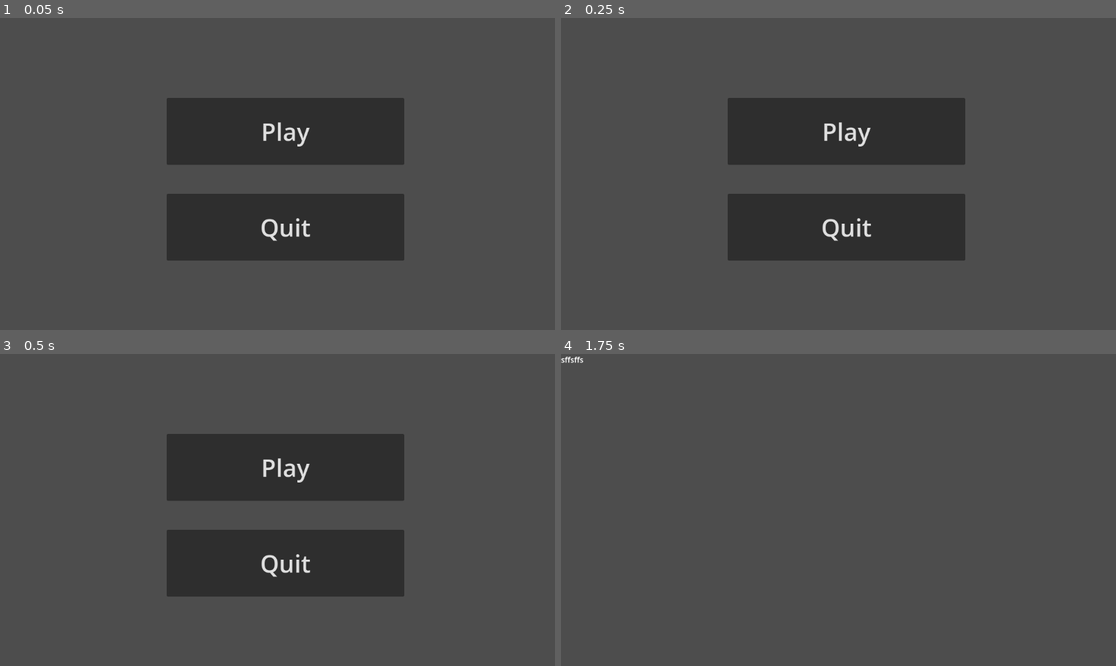
Above: before the commit, frames 1-4 (two rows, left to right).
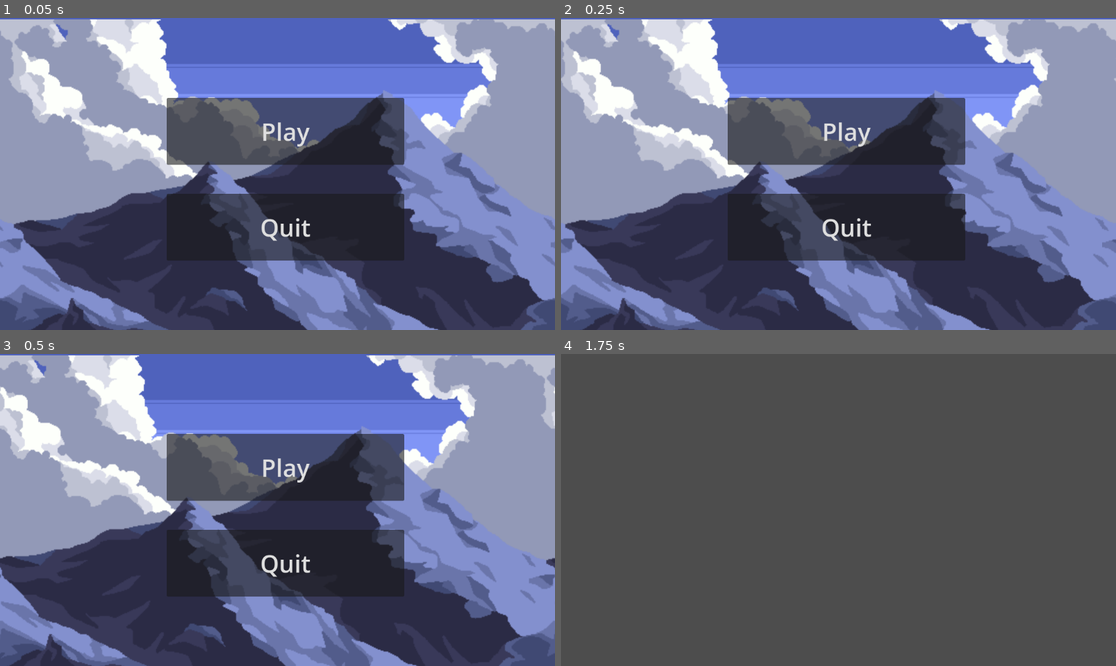
Above: after the commit, the same moments.

Repository: DikiePercy/hackathon-gamejam
Game: Godot game, scene res://scenes/menu/node_2d.tscn
Same seed, same stepped clock (60 frames per second), same inputs: the game is played once before the commit and once after it.
Inputs:
- Up to frame 1 (0.05 s): no input
- Up to frame 2 (0.25 s): no input
- Up to frame 3 (0.5 s): no input
- Up to frame 4 (1.75 s): click "Play" at 0.5 s; tap Enter at 1.25 s

The runs differ from the first frame. In frame 1, 86% of the frame differs, in the area x 0-100%, y 0-100%; in frame 2, 86%; in frame 3, 86%; in frame 4, less than 0.1%.

Commit message:
backgraund

Diff:
--- a/scenes/menu/level_1.tscn
+++ b/scenes/menu/level_1.tscn
@@ -1,9 +1,3 @@
 [gd_scene format=3 uid="uid://diackrq52cn"]
 
 [node name="Level" type="Node2D" unique_id=1780881876]
-
-[node name="Label" type="Label" parent="." unique_id=827720825]
-offset_right = 1152.0
-offset_bottom = 641.0
-text = "sffsffs
-"
--- a/scenes/menu/node_2d.tscn
+++ b/scenes/menu/node_2d.tscn
@@ -1,6 +1,7 @@
 [gd_scene format=3 uid="uid://dc0isej32hjlm"]
 
 [ext_resource type="Script" uid="uid://cufm2x8mw3448" path="res://scenes/menu/node_2d.gd" id="1_wtcfe"]
+[ext_resource type="PackedScene" uid="uid://cstym1tc7epq6" path="res://scenes/menu/parallax_background.tscn" id="2_w52i0"]
 
 [node name="Node2D" type="Node2D" unique_id=622073271]
 script = ExtResource("1_wtcfe")
@@ -21,5 +22,7 @@
 theme_override_font_sizes/font_size = 50
 text = "Quit"
 
+[node name="ParallaxBackground" parent="." unique_id=1199465007 instance=ExtResource("2_w52i0")]
+
 [connection signal="pressed" from="Play" to="." method="_on_play_pressed"]
 [connection signal="pressed" from="Quit" to="." method="_on_quit_pressed"]
--- /dev/null
+++ b/scenes/menu/parallax_background.gd
@@ -0,0 +1,9 @@
+extends ParallaxBackground
+
+var speed = 100
+
+
+
+
+func _process(delta):
+	scroll_offset.x -= speed * delta
--- /dev/null
+++ b/scenes/menu/parallax_background.tscn
@@ -0,0 +1,33 @@
+[gd_scene format=3 uid="uid://cstym1tc7epq6"]
+
+[ext_resource type="Script" uid="uid://1lhr32yx2uiy" path="res://scenes/menu/parallax_background.gd" id="1_f6t8o"]
+[ext_resource type="Texture2D" uid="uid://bayg45woc467y" path="res://nature 1/1.png" id="1_yptfp"]
+[ext_resource type="Texture2D" uid="uid://bmdhgb2vngkff" path="res://nature 1/2.png" id="2_idseg"]
+[ext_resource type="Texture2D" uid="uid://bniuf4equcjwg" path="res://nature 1/3.png" id="3_f6t8o"]
+
+[node name="ParallaxBackground" type="ParallaxBackground" unique_id=1199465007]
+script = ExtResource("1_f6t8o")
+
+[node name="ParallaxLayer" type="ParallaxLayer" parent="." unique_id=999101791]
+motion_mirroring = Vector2(1150, 0)
+
+[node name="1" type="Sprite2D" parent="ParallaxLayer" unique_id=1286366397]
+position = Vector2(575.9836, 324.5)
+scale = Vector2(1.9964709, 2.0092592)
+texture = ExtResource("1_yptfp")
+
+[node name="ParallaxLayer2" type="ParallaxLayer" parent="." unique_id=1242089278]
+motion_mirroring = Vector2(1150, 0)
+
+[node name="2" type="Sprite2D" parent="ParallaxLayer2" unique_id=1680971103]
+position = Vector2(573.50006, 327)
+scale = Vector2(2.0086808, 2)
+texture = ExtResource("2_idseg")
+
+[node name="ParallaxLayer3" type="ParallaxLayer" parent="." unique_id=1727115765]
+motion_mirroring = Vector2(1150, 0)
+
+[node name="3" type="Sprite2D" parent="ParallaxLayer3" unique_id=825380511]
+position = Vector2(574, 330)
+scale = Vector2(2, 2)
+texture = ExtResource("3_f6t8o")
Binary file added: nature 1/1.png
Not shown, added: nature 1/1.png.import
Binary file added: nature 1/2.png
Not shown, added: nature 1/2.png.import
Binary file added: nature 1/3.png
Not shown, added: nature 1/3.png.import
Binary file added: nature 1/orig.png
Not shown, added: nature 1/orig.png.import
Not shown, added: nature 1/origbig.png.import
Binary file added: nature 2/1.png
Not shown, added: nature 2/1.png.import
Binary file added: nature 2/2.png
(and 42 more such lines)
